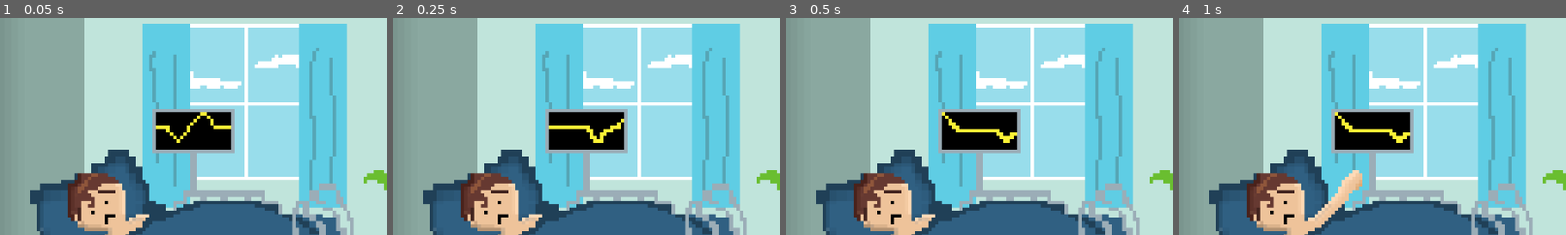
Above: before the commit, frames 1-4 (left to right).
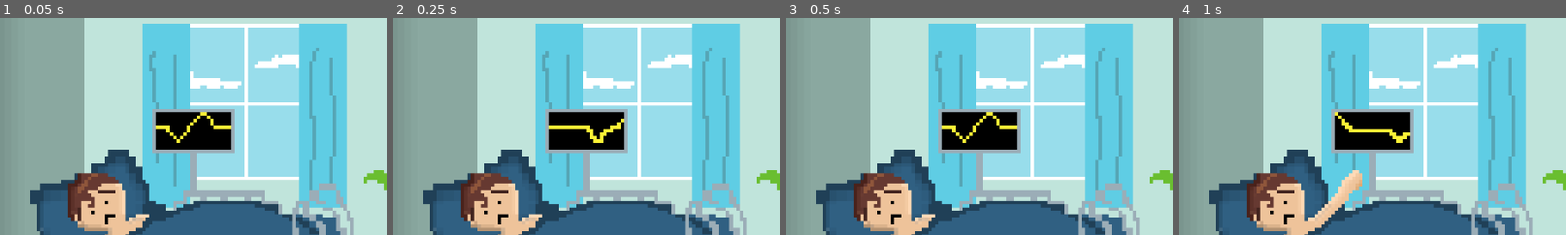
Above: after the commit, the same moments.

Repository: GuillaumeSamson1947104/GameJam36-10
Game: Godot game, scene res://Scenes/Menu/MainMenu.tscn
Two runs of this game, one before a commit and one after it. Both use one fixed random seed, a clock stepped at 60 frames per second and the inputs below. Sound files missing from this copy of the repository are replaced by a short silence.
Inputs (mouse positions are % of the whole screen's width and height, from its top left):
- Up to frame 1 (0.05 s): no input
- Up to frame 2 (0.25 s): no input
- Up to frame 3 (0.5 s): no input
- Up to frame 4 (1 s): click (84, 50) at 0.5 s
The pictures show only the part of the screen within x 19-68%, y 17-67%; the shares and areas given below are measured in that part.

Frames 1-2 are identical in both runs. In frame 3, 0.9% of the frame differs, in the area x 40-60%, y 43-58%; in frame 4, nothing differs.

Commit message:
sounds added

Diff:
--- /dev/null
+++ b/gj/Scenes/Level/main.gd
@@ -0,0 +1,4 @@
+extends Node2D
+
+func _on_music_player_finished() -> void:
+	$MusicPlayer.play()
--- a/gj/Scenes/Level/main.tscn
+++ b/gj/Scenes/Level/main.tscn
@@ -1,14 +1,17 @@
-[gd_scene load_steps=6 format=3 uid="uid://dja0wvnhjvn0"]
+[gd_scene load_steps=8 format=3 uid="uid://dja0wvnhjvn0"]
 
 [ext_resource type="Script" path="res://Scenes/Level/wall_script.gd" id="1_bfbac"]
 [ext_resource type="PackedScene" uid="uid://rimbg85q70ho" path="res://Scenes/Player/node_2d.tscn" id="1_dei8l"]
+[ext_resource type="Script" path="res://Scenes/Level/main.gd" id="1_n2h17"]
 [ext_resource type="PackedScene" uid="uid://d21pavb5hefif" path="res://Scenes/World/world.tscn" id="2_357lf"]
 [ext_resource type="Texture2D" uid="uid://cimd3135o8set" path="res://assets/BackgroundCloud.png" id="3_8ccde"]
+[ext_resource type="AudioStream" uid="uid://iy6jfly33x44" path="res://assets/Sounds/ESM_GF_fx_dirt_one_shots_footstep_sand_boots_dry_interior_67.wav" id="3_sh72k"]
 
 [sub_resource type="WorldBoundaryShape2D" id="WorldBoundaryShape2D_f0r6n"]
 normal = Vector2(0, -7.51)
 
 [node name="Main" type="Node2D"]
+script = ExtResource("1_n2h17")
 
 [node name="Level" type="Node2D" parent="."]
 
@@ -30,6 +33,10 @@
 limit_smoothed = true
 position_smoothing_enabled = true
 
+[node name="PlayerSounds" type="AudioStreamPlayer" parent="Level/Node2D"]
+stream = ExtResource("3_sh72k")
+volume_db = -20.8
+
 [node name="world" parent="." instance=ExtResource("2_357lf")]
 position = Vector2(544, 432)
 
@@ -45,3 +52,9 @@
 position = Vector2(728.14, 224)
 scale = Vector2(13.0044, 11)
 texture = ExtResource("3_8ccde")
+
+[node name="MusicPlayer" type="AudioStreamPlayer" parent="."]
+autoplay = true
+
+[connection signal="finished" from="Level/Node2D/PlayerSounds" to="Level/Node2D" method="_on_player_sounds_finished"]
+[connection signal="finished" from="MusicPlayer" to="." method="_on_music_player_finished"]
--- a/gj/Scenes/Menu/MainMenu.tscn
+++ b/gj/Scenes/Menu/MainMenu.tscn
@@ -25,6 +25,7 @@
 [ext_resource type="Texture2D" uid="uid://dfsct0qxy3hrf" path="res://assets/Animation/Menu/Die/finished cut scene17.png" id="21_jvtqj"]
 [ext_resource type="Texture2D" uid="uid://bud3rlgav6fxc" path="res://assets/Animation/Menu/Die/finished cut scene18.png" id="22_41j28"]
 [ext_resource type="Texture2D" uid="uid://cfm18j58230rw" path="res://assets/Animation/Menu/Die/finished cut scene19.png" id="23_f8755"]
+[ext_resource type="AudioStream" uid="uid://cw0wlpbh4ki18" path="res://assets/Sounds/shortbeep.wav" id="26_3721q"]
 
 [sub_resource type="Gradient" id="Gradient_26hr1"]
 offsets = PackedFloat32Array(0, 0.5, 0.996689, 1)
@@ -181,7 +182,7 @@
 scale = Vector2(5.06, 5.06)
 sprite_frames = SubResource("SpriteFrames_y3btw")
 autoplay = "default"
-frame_progress = 0.302564
+frame_progress = 0.695144
 centered = false
 offset = Vector2(50, 0)
 
@@ -216,5 +217,11 @@
 texture_normal = ExtResource("5_7qbcm")
 texture_hover = ExtResource("6_4cgsk")
 
+[node name="AudioStreamPlayer" type="AudioStreamPlayer" parent="."]
+stream = ExtResource("26_3721q")
+volume_db = -17.6
+autoplay = true
+
 [connection signal="animation_looped" from="MarginContainer/MenuAnimationLoop" to="." method="_on_menu_animation_loop_animation_looped"]
 [connection signal="pressed" from="MarginContainer/HBoxContainer/CenterContainer/Start" to="." method="_on_start_pressed"]
+[connection signal="finished" from="AudioStreamPlayer" to="." method="_on_audio_stream_player_finished"]
--- a/gj/Scenes/Menu/main_menu.gd
+++ b/gj/Scenes/Menu/main_menu.gd
@@ -1,11 +1,19 @@
 extends Control
+var smallBeep = preload("res://assets/Sounds/shortbeep.wav")
+var longBeep = preload("res://assets/Sounds/longbeep.wav")
 
 func _on_start_pressed() -> void:
 	$MarginContainer/HBoxContainer/CenterContainer/Start.visible = false
 	$MarginContainer/HBoxContainer/VBoxContainer/Label.visible = false
+	$AudioStreamPlayer.stream = longBeep
+	$AudioStreamPlayer.play()
 	$MarginContainer/MenuAnimationLoop.play("start")
 
 func _on_menu_animation_loop_animation_looped() -> void:
 	print($MarginContainer/MenuAnimationLoop.animation )
 	if $MarginContainer/MenuAnimationLoop.animation == "start" :
 		get_tree().change_scene_to_file("res://Scenes/Level/main.tscn")
+
+
+func _on_audio_stream_player_finished() -> void:
+	$AudioStreamPlayer.play()
--- a/gj/Scenes/Player/node_2d.gd
+++ b/gj/Scenes/Player/node_2d.gd
@@ -23,29 +23,32 @@
 	CHARGE,
 	CHARGEREADY,
 	JUMP,
-	FALL
+	FALL,
+	WALK
 }
+
+const soundWalk = preload("res://assets/Sounds/ESM_GF_fx_dirt_one_shots_footstep_sand_boots_dry_interior_67.wav")
+const soundFall = preload("res://assets/Sounds/WindGusts_BW.59811.wav")
+const soundFlap = preload("res://assets/Sounds/MonsterWingsFlap_SFXB.1452.wav")
+const soundFast = preload("res://assets/Sounds/SPLC-0595_FX_Oneshot_Wind_Storm_Strong.wav")
 
 
 func _process(delta):
 	inputs()
 	calculate_jump()
 	check_idle()
-	print(jumping)
 	if !is_on_floor():
 		calculateFall(delta)
 
-	if is_on_floor() and animationState == AnimationState.FALL :
+	if is_on_floor() and (animationState == AnimationState.FALL) :
 	#
 		var collision = get_slide_collision(0)
 
 
-		animationState = AnimationState.NEUTRAL
-		kevin_animation.play("Idle")
+		setAnimationState(AnimationState.NEUTRAL)
 
 	if is_on_floor() and animationState == AnimationState.CHARGE and getJumpStrength() == -1200 :
-		animationState = AnimationState.CHARGEREADY
-		kevin_animation.play("ChargeMax")
+		setAnimationState(AnimationState.CHARGEREADY)
 
 	var tempVel = velocity
 	move_and_slide()
@@ -61,22 +64,20 @@
 				velocity.x = 0
 			start_timer = Time.get_ticks_msec()
 			jumping = true
-			animationState = AnimationState.CHARGE
-			kevin_animation.play("Charge")
+			setAnimationState(AnimationState.CHARGE)
 		if Input.is_action_just_released("jump") and start_timer and jumping == true:
 			velocity.y = getJumpStrength()
 			velocity.x = speed * player_moving_direction
 			start_timer = null
 			jumping = false
-			kevin_animation.play("Midair")
+			setAnimationState(AnimationState.JUMP)
 
 func calculateFall(delta) :
 	var gravity = GRAVITY if velocity.y < 0 else GRAVITY_FLOAT
 	velocity.y += gravity * delta
 	jumping = false
 	if animationState != AnimationState.FALL and velocity.y > 0 :
-		animationState = AnimationState.FALL
-		kevin_animation.play("Falling")
+		setAnimationState(AnimationState.FALL)
 
 func getJumpStrength() :
 	if(!start_timer) :
@@ -108,6 +109,10 @@
 		if direction != 0:
 			player_moving_direction = direction
 			start_timer = null
+			if(animationState != AnimationState.WALK) :
+				setAnimationState(AnimationState.WALK)
+		elif (animationState == AnimationState.WALK) :
+			setAnimationState(AnimationState.NEUTRAL)
 	# MOVEMENT
 		if ice_floor:
 			if direction:
@@ -139,15 +144,45 @@
 func _on_area_2d_body_shape_entered(body_rid: RID, body: Node2D, body_shape_index: int, local_shape_index: int) -> void:
 	if body is TileMapLayer:
 		current_tilemap = body
-		#print("Tilemap")
 		var collided_tiles_coords = current_tilemap.get_coords_for_body_rid(body_rid)
 		var tile_data = current_tilemap.get_cell_tile_data(collided_tiles_coords)
 		var terrain_mask = tile_data.get_custom_data_by_layer_id(0)
-		#print(terrain_mask)
 		if terrain_mask == 2:
 			ice_floor = true
 		else:
 			ice_floor = false
 
+func setAnimationState(state: AnimationState) :
+	print(state)
+	match state:
+		AnimationState.NEUTRAL:
+			animationState = AnimationState.NEUTRAL
+			kevin_animation.play("Idle")
+			$PlayerSounds.stream = null
+		AnimationState.CHARGE:
+			animationState = AnimationState.CHARGE
+			kevin_animation.play("Charge")
+			$PlayerSounds.stream = null
+		AnimationState.CHARGEREADY:
+			animationState = AnimationState.CHARGEREADY
+			kevin_animation.play("ChargeMax")
+			$PlayerSounds.stream = null
+		AnimationState.JUMP:
+			animationState = AnimationState.JUMP
+			kevin_animation.play("Midair")
+			$PlayerSounds.stream = soundFlap
+			$PlayerSounds.play()
+		AnimationState.FALL:
+			animationState = AnimationState.FALL
+			$PlayerSounds.stream = soundFall
+			kevin_animation.play("Falling")
+			$PlayerSounds.play()
+		AnimationState.WALK:
+			animationState = AnimationState.WALK
+			$PlayerSounds.stream = soundWalk
+			kevin_animation.play("Idle")
+			$PlayerSounds.play()
 
-	#var collided_tiles_coords = current_tilemap.get_coords_for_body_rid(body_rid)
+
+func _on_player_sounds_finished() -> void:
+	$PlayerSounds.play()
Not shown: 1 places in gj/Scenes/Menu/MainMenu.tscn that only renumber resources
Not shown, added: gj/assets/Sounds/ESM_Fantasy_Game_Footstep_Grass_Medium_J.wav.import
Not shown, added: gj/assets/Sounds/ESM_GF_fx_astro_turf_one_shots_footstep_boots_dry_interior_3.wav.import
Not shown, added: gj/assets/Sounds/ESM_GF_fx_concrete_one_shots_footstep_sneakers_walking_dry_punchy_crispy_interior_8.wav.import
Not shown, added: gj/assets/Sounds/ESM_GF_fx_dirt_one_shots_footstep_sand_boots_dry_interior_67.wav.import
Not shown, added: gj/assets/Sounds/ESM_GF_fx_wood_one_shots_footstep_sneakers_walking_slowly_dry_punchy_interior_9.wav.import
Not shown, added: gj/assets/Sounds/MonsterWingsFlap_SFXB.1452.wav.import
Not shown, added: gj/assets/Sounds/SPLC-0595_FX_Oneshot_Wind_Storm_Strong.wav.import
Not shown, added: gj/assets/Sounds/WindGusts_BW.59811.wav.import
Not shown, added: gj/assets/Sounds/longbeep.wav.import
Not shown, added: gj/assets/Sounds/shortbeep.wav.import
Not shown, added: gj/assets/Sounds/ESM_Fantasy_Game_Footstep_Grass_Medium_J.wav
(and 9 more such lines)
